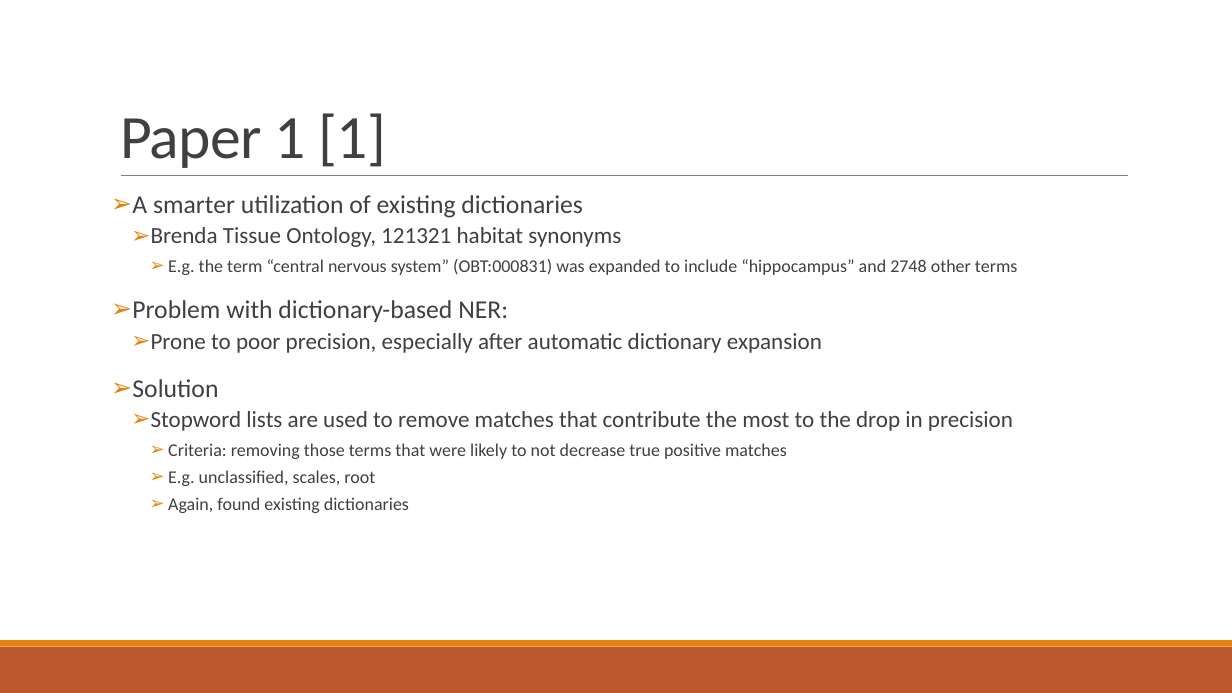
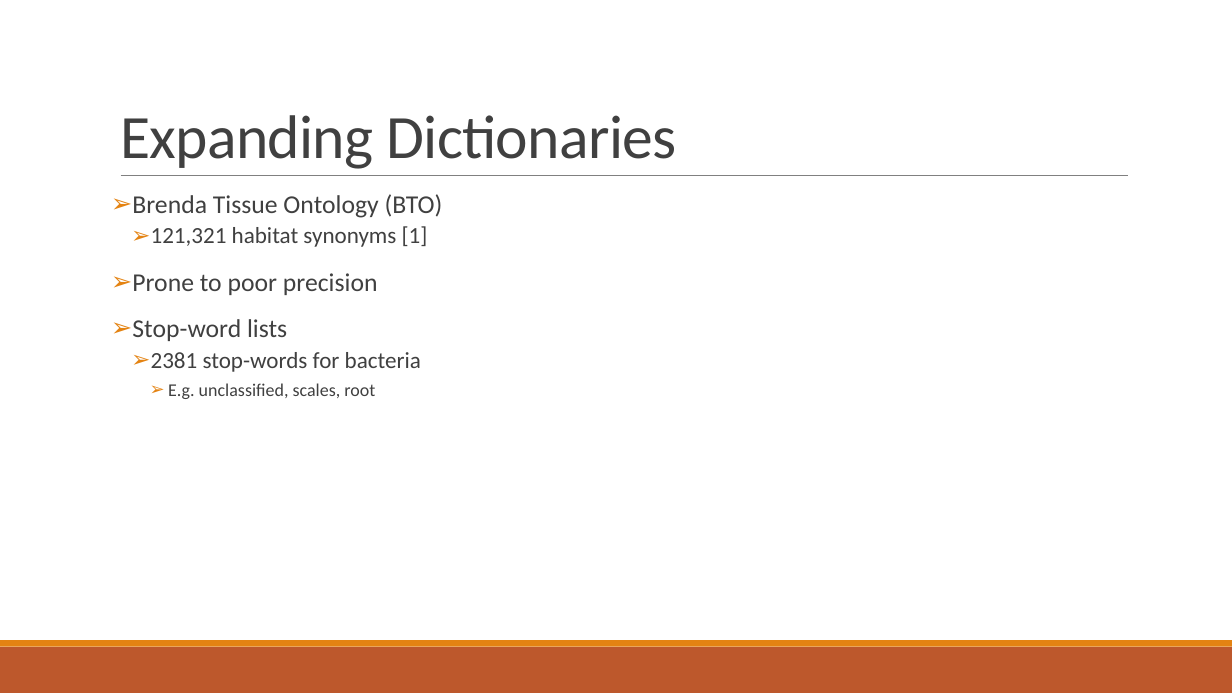
Before and after one commit to abdullahyldz/Cmpe493TermProject, a slide deck: slide 15 of Slides/Combined.pptx (slide 16 before the commit). Drawn at 1232x693 pixels with LibreOffice and Linux fonts; fonts in the diff are those of the drawing. Boxes give left, top, right and bottom in pixels: in the first picture for what was removed or moved away, otherwise in the second. Text is boxed around its words. In the diff, an @@ line names an element or a change of style, - is before the commit and + after.

```diff
--- a/Slides/Combined.pptx
+++ b/Slides/Combined.pptx
@@ title at [120,115,676,169]: text changed @@
-Paper 1 [1]
+Expanding Dictionaries
@@ text at [132,194,443,372]: text changed; size 18 to 20 pt @@
-➢ A smarter utilization of existing dictionaries
-  ➢ Brenda Tissue Ontology, 121321 habitat synonyms
-    ➢ E.g. the term “central nervous system” (OBT:000831) was expanded to include “hippocampus” and 2748 other terms
-➢ Problem with dictionary-based NER:
-  ➢ Prone to poor precision, especially after automatic dictionary expansion
-➢ Solution
-  ➢ Stopword lists are used to remove matches that contribute the most to the drop in precision
-    ➢ Criteria: removing those terms that were likely to not decrease true positive matches
+➢ Brenda Tissue Ontology (BTO)
+  ➢ 121,321 habitat synonyms [1]
+➢ Prone to poor precision
+➢ Stop-word lists
+  ➢ 2381 stop-words for bacteria
@@ text at [168,497,409,513]: paragraph removed @@
-    ➢ Again, found existing dictionaries
```
Also in this commit, not shown: 14 other slides changed, 2 slides removed, 1 other file.
